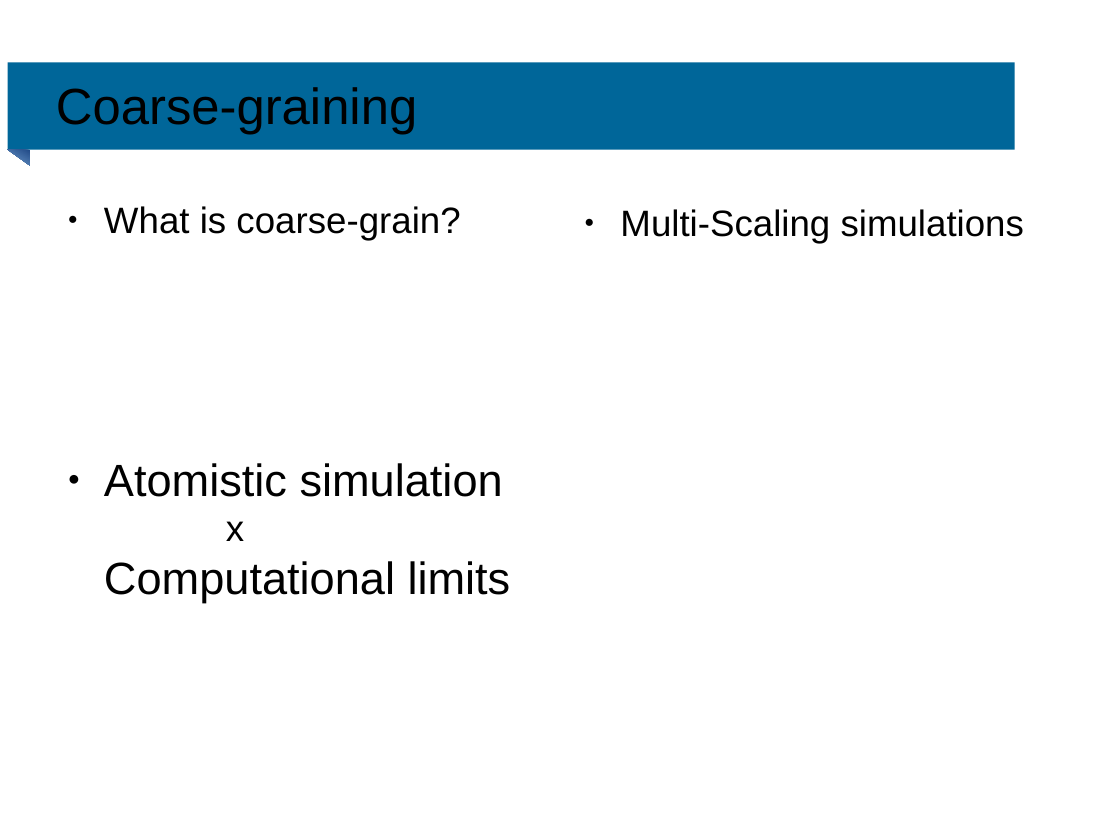
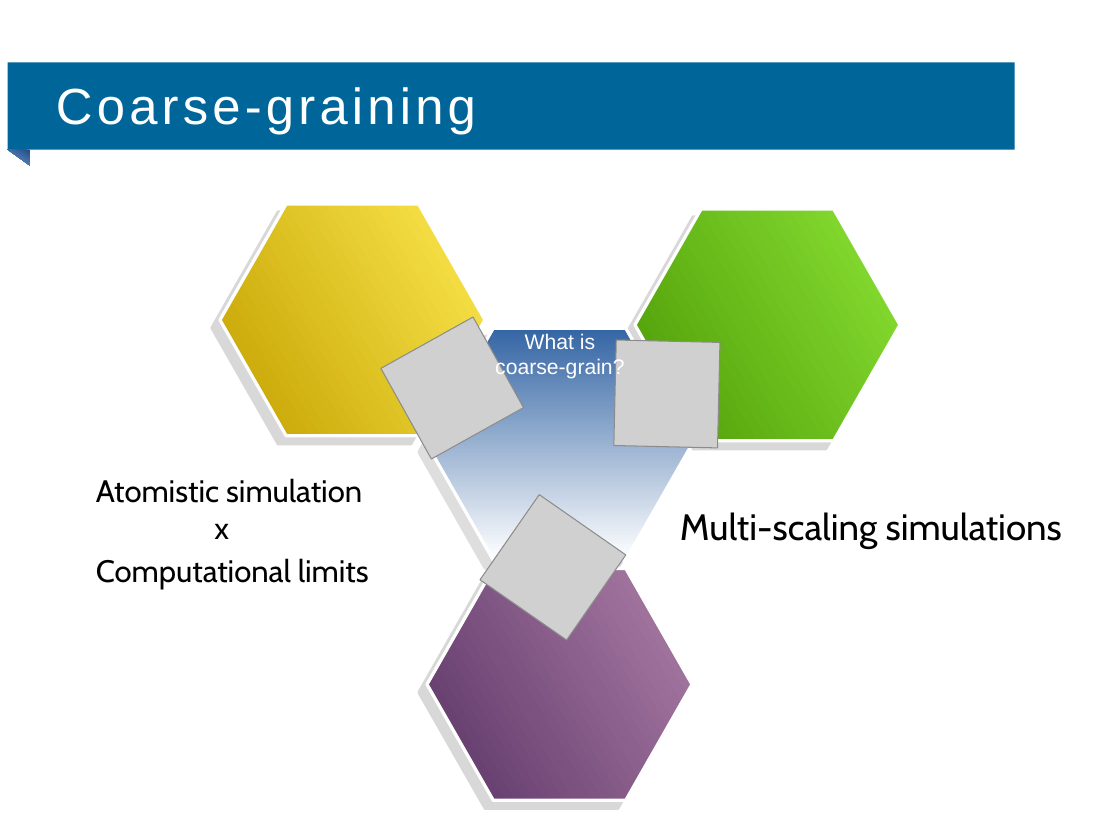
Before and after one commit to acnz/summer-prj, a slide deck: slide 4 of Slides.odp. Drawn at 1120x840 pixels with LibreOffice and Linux fonts; fonts in the diff are those of the drawing; grey boxes stand for pictures; background and template pictures are left out. Boxes give left, top, right and bottom in pixels: in the first picture for what was removed or moved away, otherwise in the second. Text is boxed around its words. In the diff, an @@ line names an element or a change of style, - is before the commit and + after.

```diff
--- a/Slides.odp
+++ b/Slides.odp
@@ title "Coarse-graining" at [56,87,476,134]: text colour #000000 to #FFFFFF, letter spacing 0 to 3 pt @@
@@ text "What is coarse-grain?": place and size @@
-text "What is coarse-grain?" at [104,206,460,240]
+text "What is coarse-grain?" at [495,333,624,380]
@@ text "What is coarse-grain?" at [495,333,624,380]: size 26 to 15 pt, text colour #000000 to #FFFFFF; alignment left to centre; bullet ● to none @@
@@ group added at [221,204,900,800]: 4 hexagons, 3 pictures @@
@@ text "Atomistic simulation x Computational limits": place and size @@
-text "Atomistic simulation x Computational limits" at [104,463,511,603]
+text "Atomistic simulation x Computational limits" at [96,478,369,590]
@@ text "Atomistic simulation x Computational limits" at [96,478,369,590]: size 32 to 22 pt, font Arial to Cabin; size 26 to 22 pt in "x"; bullet ● to none @@
@@ text at [680,512,1062,549]: text changed; font Arial to Cabin @@
-● Multi-Scaling simulations
+Multi-scaling simulations
```
Also in this commit, not shown: 3 other slides changed.
